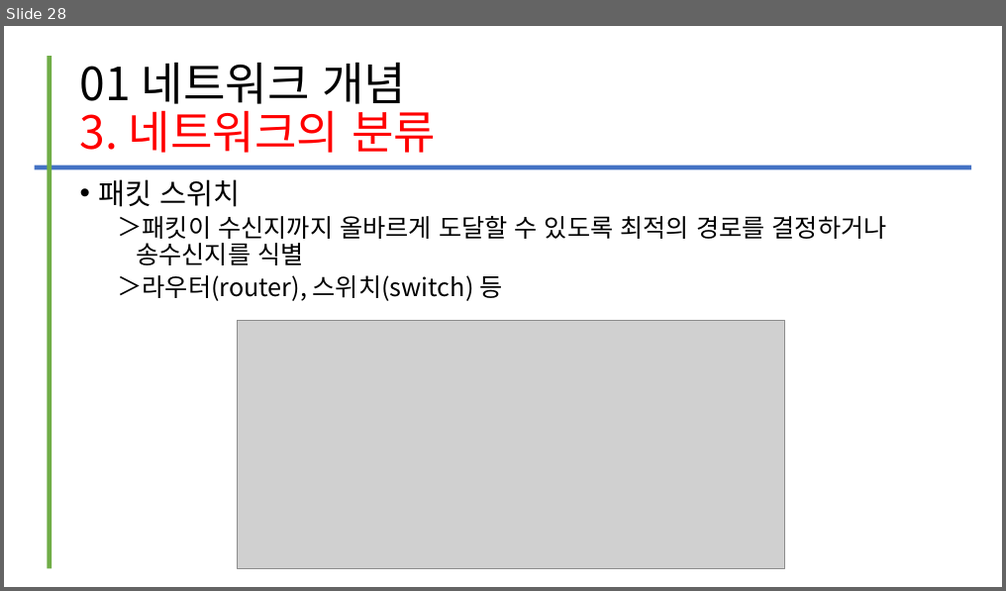
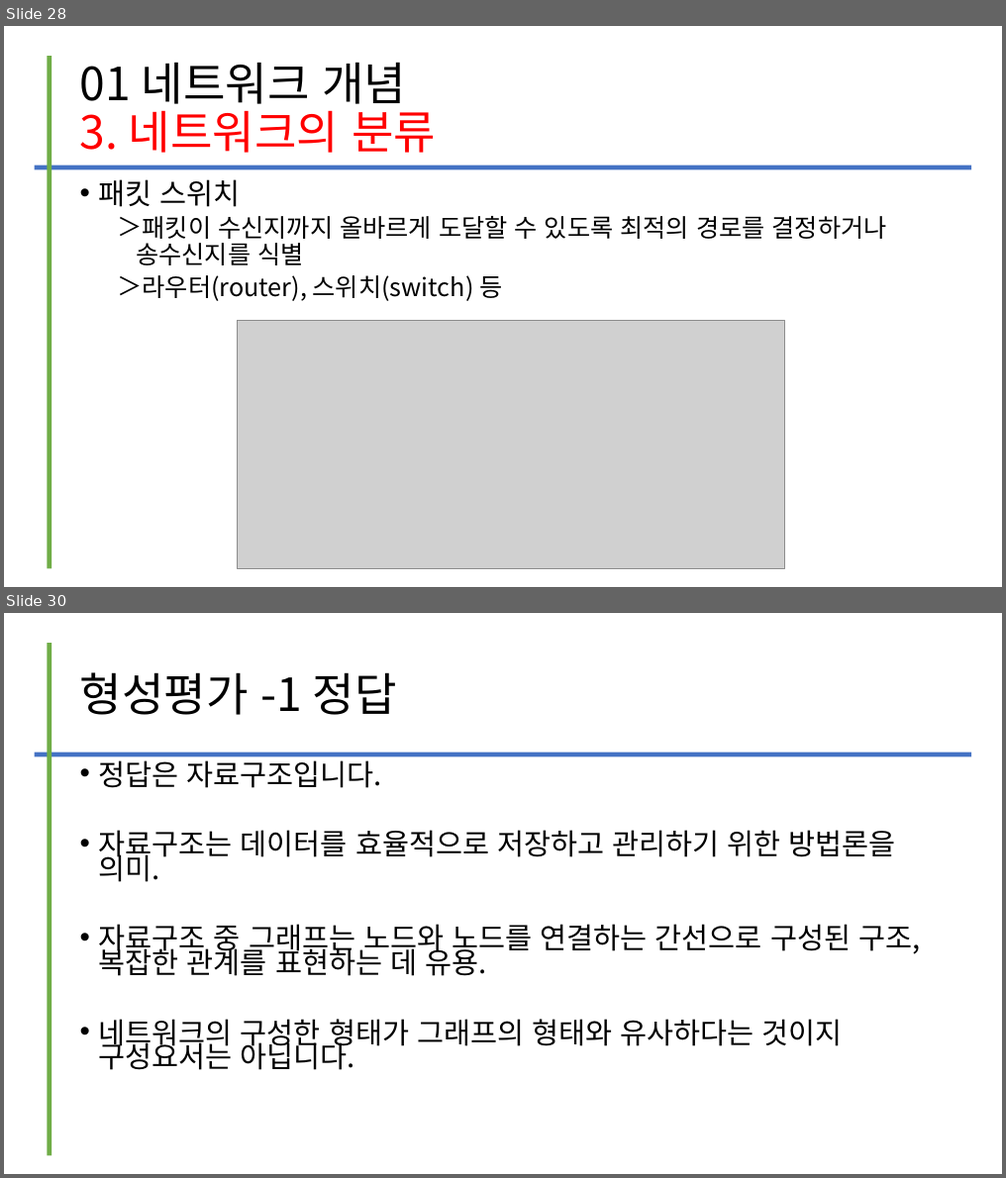
Before and after one commit to kig2929kig/2025-1-network, a slide deck: 컴퓨터 네트워크 - I. 네트워크의 이해.ppt. Shown one above the other, each under a label of ours: slide 28 before the commit, slides 28 and 30 after it; the slides between them are not shown. The pictures are 1006x591 and 1006x1178 pixels, drawn with LibreOffice and Linux fonts; fonts in the diff are those of the drawing; grey boxes stand for pictures. Boxes give left, top, right and bottom in pixels: in the first picture for what was removed or moved away, otherwise in the second. Text is boxed around its words. In the diff, an @@ line names an element or a change of style, - is before the commit and + after.

Commit message:
Add files via upload
업데이트

```diff
--- a/컴퓨터 네트워크 - I. 네트워크의 이해.ppt
+++ b/컴퓨터 네트워크 - I. 네트워크의 이해.ppt
@@ slide 30 added at <box>4,613,1002,1174</box>, background #FFFFFF @@
@@ line added from (50, 643) to (50, 1157), #70AD47 4.51 pt @@
@@ title added at <box>80,672,397,715</box>, 44 pt, text #000000 @@
+형성평가 -1 정답
@@ line added from (34, 755) to (971, 755), #4472C4 4.51 pt @@
@@ text added at <box>99,756,920,1070</box>, 28 pt, text #000000 @@
+• 정답은 자료구조입니다.
+• 자료구조는 데이터를 효율적으로 저장하고 관리하기 위한 방법론을 의미.
+• 자료구조 중 그래프는 노드와 노드를 연결하는 간선으로 구성된 구조, 복잡한 관계를 표현하는 데 유용.
+• 네트워크의 구성한 형태가 그래프의 형태와 유사하다는 것이지 구성요서는 아닙니다.
```
Also in this commit, not shown: 2 slides changed, 11 other slides added.
